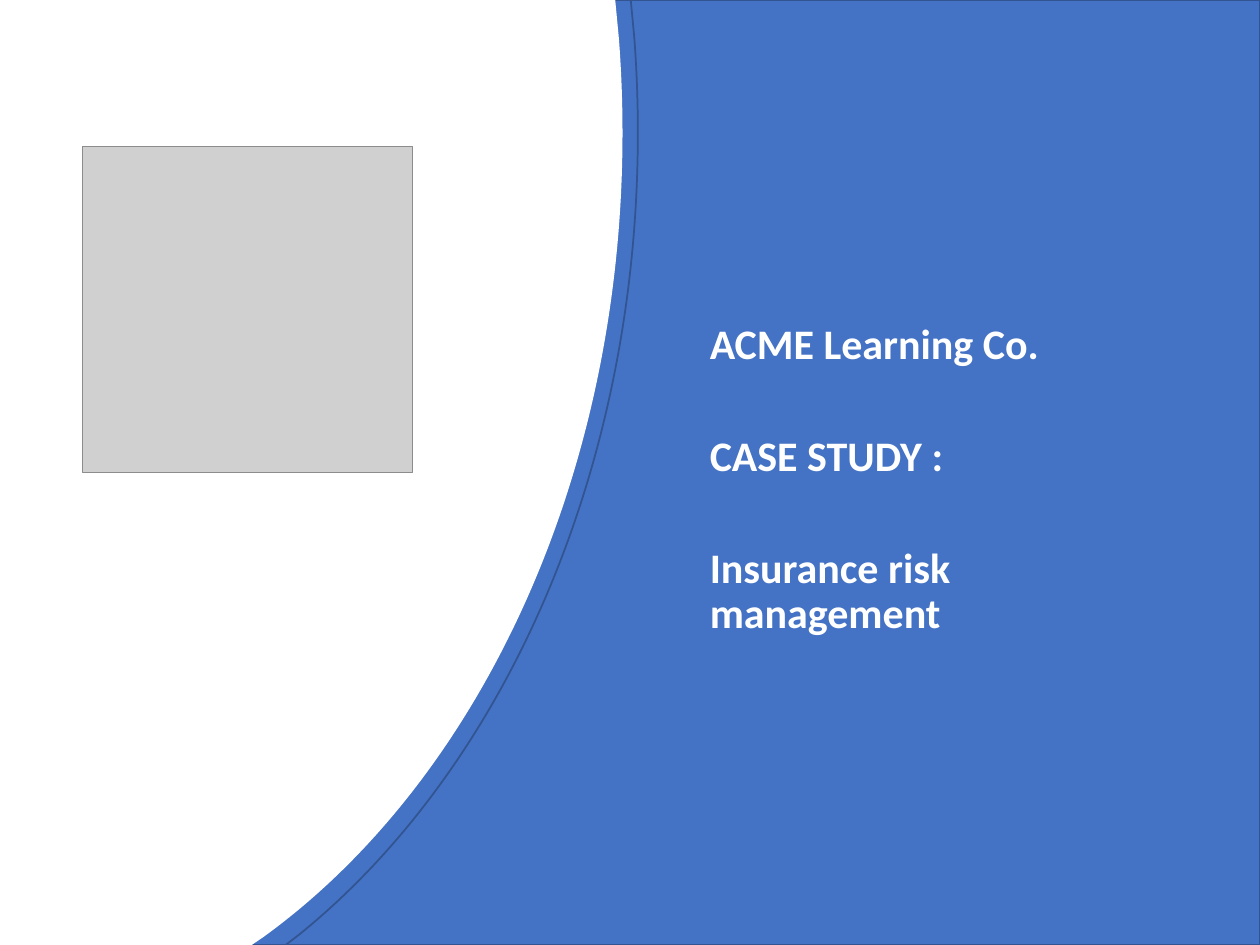
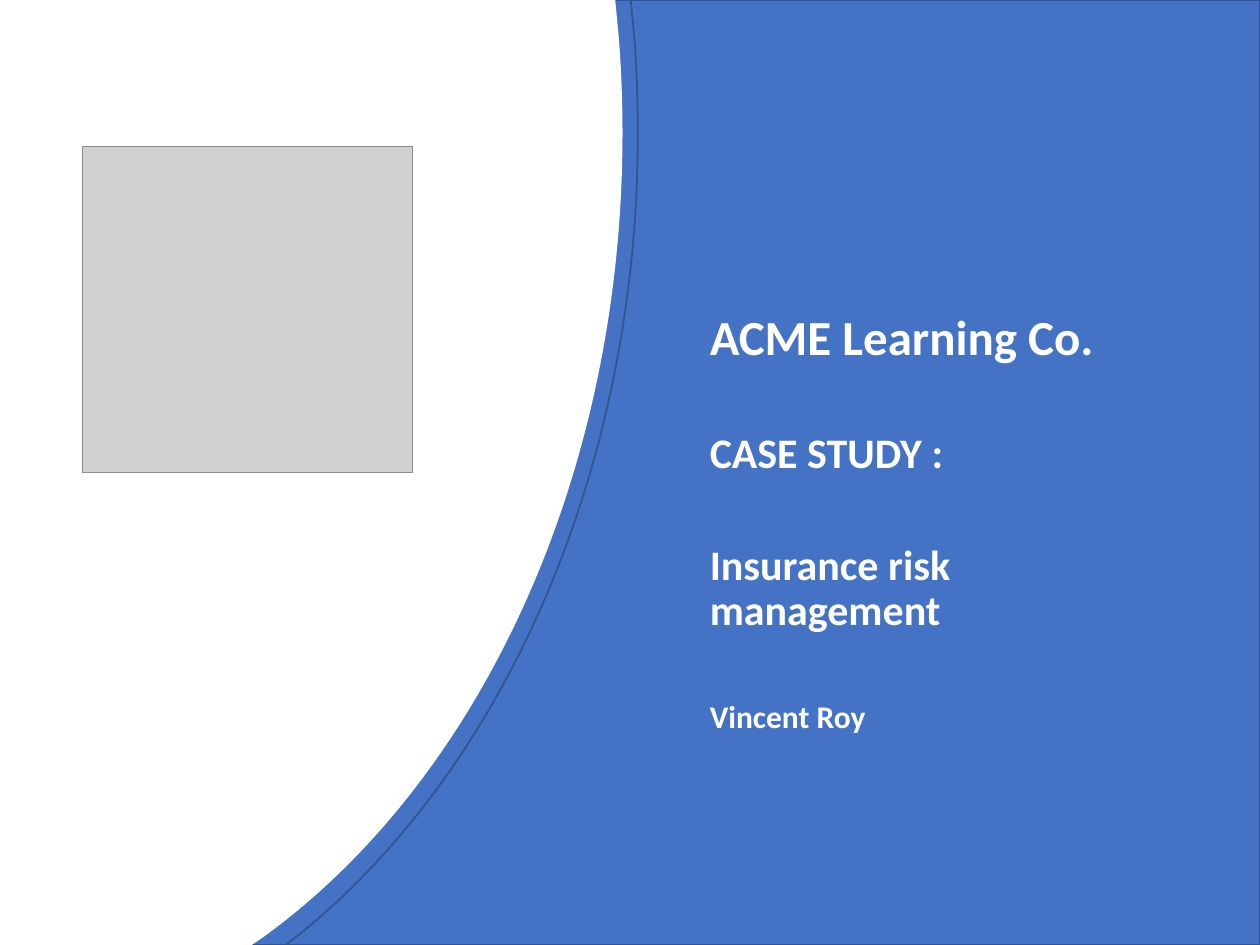
Before and after one commit to vinoroy/statsLearning, a slide deck: slide 1 of YCBS255_19-04-23_ass4_VincentRoy.pptx. Drawn at 1260x945 pixels with LibreOffice and Linux fonts; fonts in the diff are those of the drawing; grey boxes stand for pictures. Boxes give left, top, right and bottom in pixels: in the first picture for what was removed or moved away, otherwise in the second. Text is boxed around its words. In the diff, an @@ line names an element or a change of style, - is before the commit and + after.

```diff
--- a/YCBS255_19-04-23_ass4_VincentRoy.pptx
+++ b/YCBS255_19-04-23_ass4_VincentRoy.pptx
@@ text "ACME Learning Co." at box(710, 320, 1093, 733): vertical alignment bottom to top @@
@@ text at box(710, 320, 1093, 364): size 24 to 28 pt in "ACME Learning Co." @@
@@ text at box(710, 706, 866, 733): paragraph added @@
+Vincent Roy
```
Also in this commit, not shown: 8 other slides changed, 3 slides added, 2 other files.
